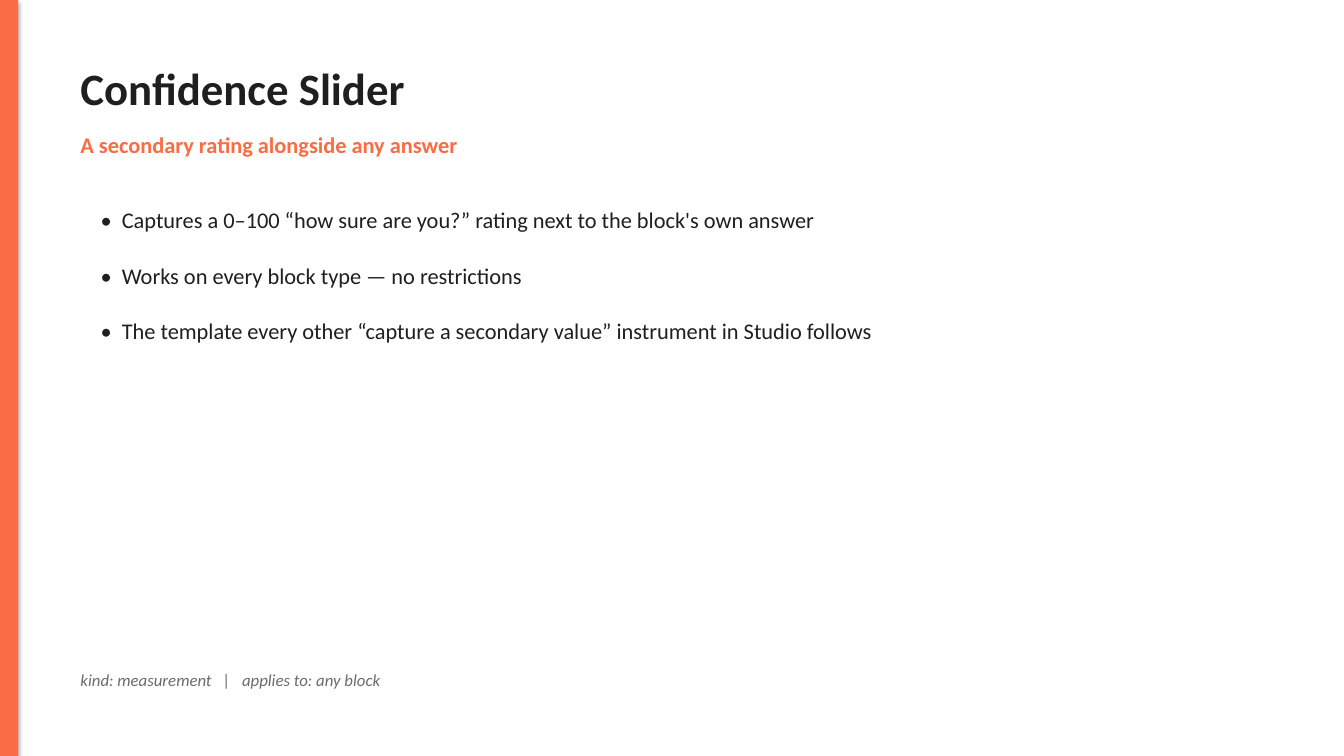
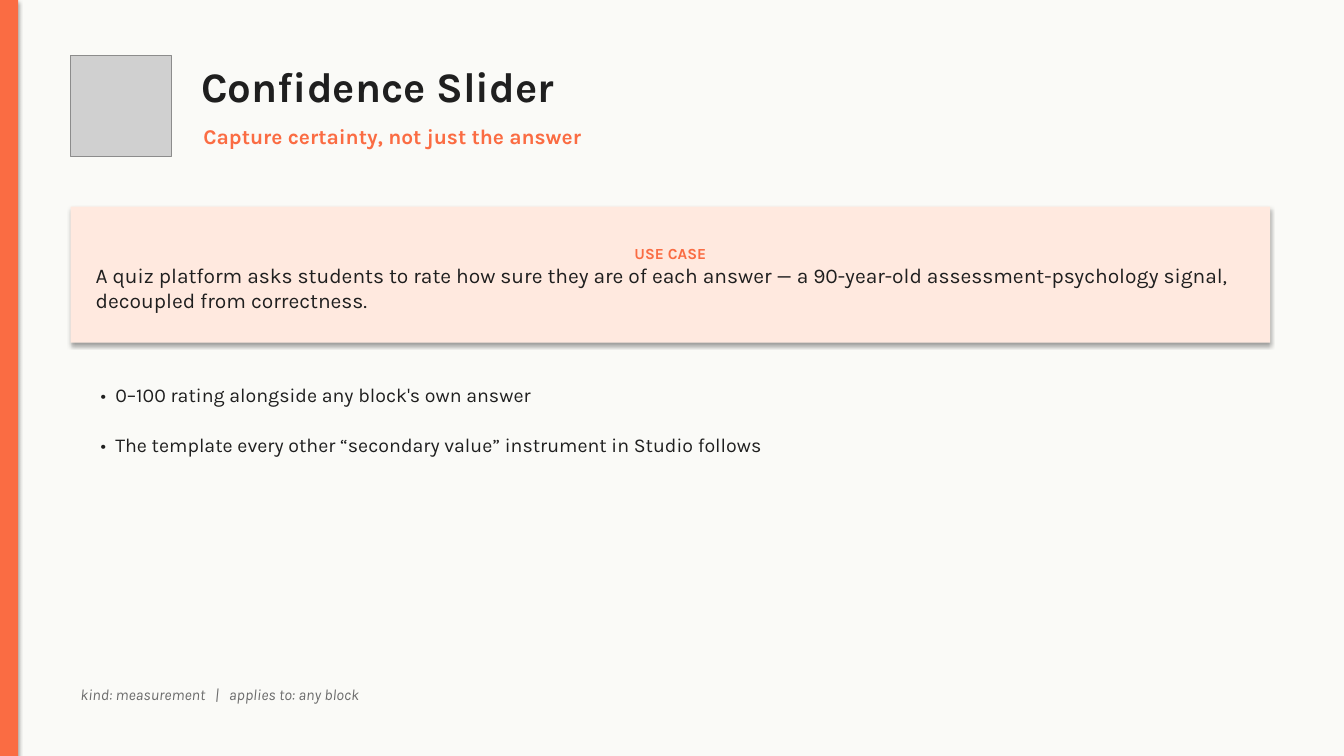
Before and after one commit to akilocorp/rag_platform, a slide deck: slide 20 of studio_instruments.pptx (slide 10 before the commit). Drawn at 1344x756 pixels with LibreOffice and Linux fonts; fonts in the diff are those of the drawing; grey boxes stand for pictures. Boxes give left, top, right and bottom in pixels: in the first picture for what was removed or moved away, otherwise in the second. Text is boxed around its words. In the diff, an @@ line names an element or a change of style, - is before the commit and + after.

```diff
--- a/studio_instruments.pptx
+++ b/studio_instruments.pptx
@@ rectangle added at [0,0,1344,756], fill #FAFAF7 @@
@@ picture added at [71,55,171,156] @@
@@ text "Confidence Slider": place and size @@
-text "Confidence Slider" at [80,73,405,106]
+text "Confidence Slider" at [201,72,554,103]
@@ text "Confidence Slider" at [201,72,554,103]: size 32 to 30 pt, font Calibri to Karla @@
@@ text removed at [80,137,457,157] @@
-A secondary rating alongside any answer
@@ text at [203,129,581,150]: text changed; size 16 to 15 pt; font Calibri to Karla; text colour #1F1F1F to #FA6C43; bold on @@
-• Captures a 0–100 “how sure are you?” rating next to the block's own answer
+Capture certainty, not just the answer
@@ rectangle added at [71,207,1270,343], fill #FFE9DF, 15 pt, text #1F1F1F @@
+USE CASE
+A quiz platform asks students to rate how sure they are of each answer — a 90-year-old assessment-psychology signal, decoupled from correctness.
@@ text removed at [122,268,522,288] @@
-• Works on every block type — no restrictions
@@ text added at [115,388,530,407], 14 pt, text #1F1F1F @@
+• 0–100 rating alongside any block's own answer
@@ text at [115,438,762,457]: text changed; size 16 to 14 pt; font Calibri to Karla @@
-• The template every other “capture a secondary value” instrument in Studio follows
+• The template every other “secondary value” instrument in Studio follows
@@ text "kind: measurement | applies to: ...": place and size @@
-text "kind: measurement | applies to: ..." at [80,674,380,689]
+text "kind: measurement | applies to: ..." at [80,689,359,704]
@@ text "kind: measurement | applies to: ..." at [80,689,359,704]: size 12 to 11 pt, font Calibri to Karla @@
```
Also in this commit, not shown: 15 other slides changed, 18 slides added, 8 slides removed.
